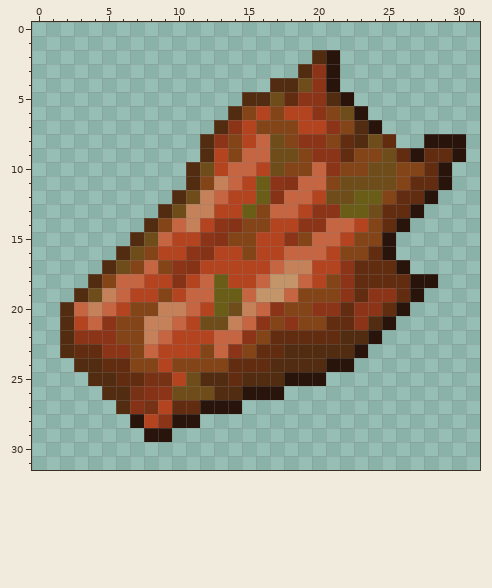
Pixel-art sprite, stored at textures/items/rotten_flesh.png. The picture above was drawn from the file before the commit.
The file is 32x32 pixels. Colours within 5 levels of each other are drawn and written as one.
After the commit:
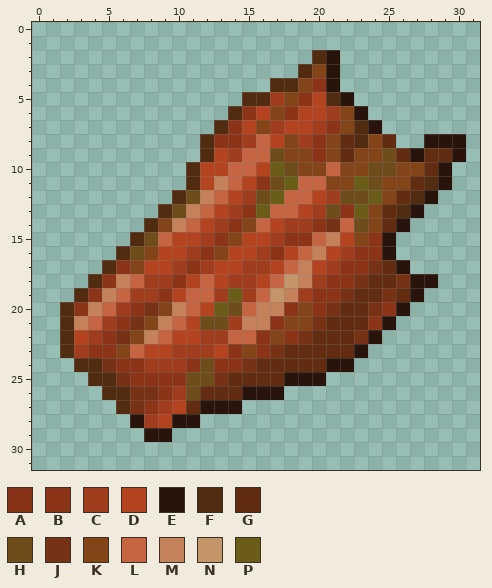
Palette (. is transparent): A #853217  B #8b3418  C #a03d1d  D #b44420  E #28140a  F #522c10  G #622c10  H #6f4d1b  J #773115  K #834418  L #c56541  M #c5815a  N #c5956a  P #6a5d18
Difference:
Changed rows in their new state; - is an unchanged pixel.
first column x 3:
 3 -----------------K--------
 4 ----------------K---------
 5 --------------CK-D--------
 6 ------------B--B-DCK------
 7 --------------CD-C--------
 8 -----------BC-D-C----K----
 9 -----------C---K--K-------
10 ---------D----PH-KL-------
11 ---------D---BHP---KP-K--F
12 ------------CHP---C-H---F-
13 ---------L-CBP---CHB-K-F--
14 -------ML-CB-L-CC-J-H-----
15 ---------CB-D-C-B-M--B----
16 --------CBK-DCBD-M-CBB----
17 ---B-DDCBC--CCDL--C-BJ----
18 --BM-CCB--DCCDL-MCB-J--J--
19 -B--CCB---C-CL-MCBBJ-GJ---
20 B--CBJK-----LMMB--J-GJB---
21 M-CBJK-----CMMBK-J--GB----
22 DC-J-----CC-LBKBJ--GJ-----
23 CB-KLD-CCCD--BJGGGGG------
24 --JBBCCCBHBBJ-GGGG--------
25 ---JBBBB-HJ-GGG-----------
26 -----J-C-GGG--------------
27 ----JBCD------------------
28 -----CD-------------------
